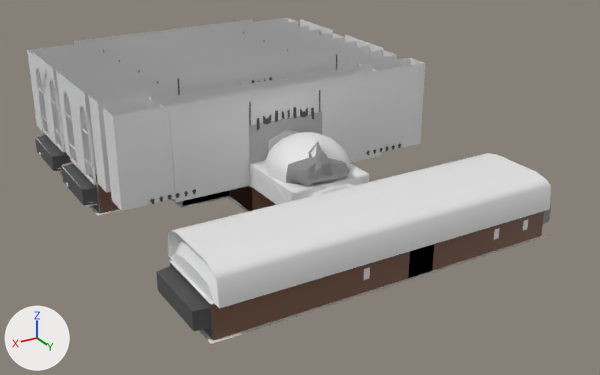
One commit to the FBX model Assets/MyModels/MuseumAssets_01.fbx: the scene before it, then after it.
Before and after are seen from a 50 mm lens placed at (38.1, 98.9, 33.5), pointed at (-1.7, 32.5, 0.3). Arrows for +X, +Y and +Z are at lower left; the lights stay in place. Objects named as collision shapes, trigger or cutter boxes, shadow casters or lower levels of detail are left out. Where no turn or scale is listed for an object, it has been applied to the vertices. Vertices at the same position are counted once.

Script lines for the objects in view, before the commit:
```python
ob_area_sufit_1 = bpy.data.objects.new('Area.Sufit.1', me_area_sufit_002)
ob_area_sufit_1.location = (-9.39, 38.88, 8.68)
ob_area_sufit_2 = bpy.data.objects.new('Area.Sufit.2', me_area_sufit_001)
ob_area_sufit_2.location = (1.28, 38.88, 8.68)
ob_area_sufit_3 = bpy.data.objects.new('Area.Sufit.3', me_area_sufit_004)
ob_area_sufit_3.location = (11.95, 38.88, 8.68)
ob_museum_ceillingbridge_001 = bpy.data.objects.new('Museum.CeillingBridge.001', me_museum_longceillingbridge2_001)
ob_museum_ceillingbridge_001.location = (1.09, 30.0, 11.67)
ob_museum_ceillingbridge_damaged_004 = bpy.data.objects.new('Museum.CeillingBridge.Damaged.004', me_museum_longceillingbridge_002)
ob_museum_ceillingbridge_damaged_004.location = (1.09, 20.0, 11.59)
ob_museuminfopropborder_011 = bpy.data.objects.new('MuseumInfoPropBorder.011', me_museuminfopropborder_001)
ob_museuminfopropborder_011.location = (-13.72, 52.61, -0.2)
ob_museuminfopropborder_035 = bpy.data.objects.new('MuseumInfoPropBorder.035', me_museuminfopropborder_003)
ob_museuminfopropborder_035.location = (3.3, 52.61, -0.2)
ob_museuminfopropborder_035.rotation_euler = (1.571, 0.0, 0.0)  # degrees (90, 0, 0)
ob_museuminfopropborder_035.scale = (0.01, 0.01, 0.01)
ob_wall_017 = bpy.data.objects.new('Wall.017', me_wall_017)
ob_wall_017.location = (7.5, 30.11, 0.0)
ob_wall_017.rotation_euler = (-1.571, 0.0, 0.0)  # degrees (-90, 0, 0)
ob_wall_017.scale = (-0.01, -0.01, -0.01)
ob_wall_extruded2_center_006 = bpy.data.objects.new('Wall_Extruded2.Center.006', me_wall_extruded2_center)
ob_wall_extruded2_center_006.location = (-15.11, 47.5, 0.0)
ob_wall_extruded2_center_006.rotation_euler = (1.571, 0.0, 1.571)  # degrees (90, 0, 90)
ob_wall_extruded2_center_006.scale = (0.01, 0.01, 0.01)
# also in view: 'Area.Fasada' at (1.2, 34.9, 7.0); 'MuseumWindow.006' at (17.6, 13.7, 7.5); 'Museum.CeillingBridge.Damaged.006' at (1.3, 33.7, 7.5); 'Museum.CeillingBridge.Damaged.010' at (1.4, 8.7, 7.2); 'Museum.CeillingBridge.Damaged.005' at (1.3, 32.5, 7.2)
```
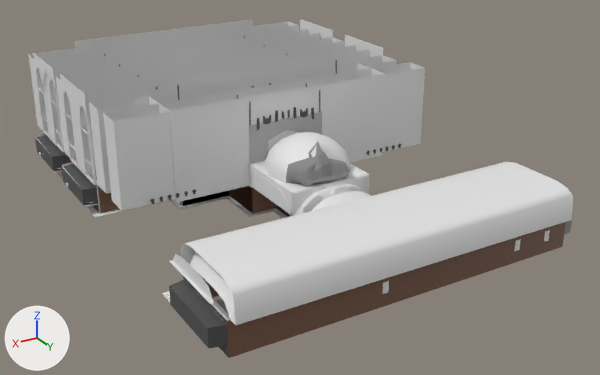
Boxes [x1, y1, x2, y2] around the edits, measured in the pictures (600 x 375 px):
'Wall.017', reshaped (9% taller): before [97, 184, 544, 341]; after [98, 186, 566, 358]
'Area.Sufit.3', moved: before [168, 201, 347, 309]; after [181, 212, 366, 325]
'Area.Sufit.2', moved: before [294, 175, 456, 270]; after [310, 185, 477, 284]
'Area.Sufit.1', moved: before [397, 153, 551, 237]; after [416, 162, 573, 249]
'Museum.CeillingBridge.001', moved: before [89, 50, 397, 193]; after [89, 55, 396, 194]
'Museum.CeillingBridge.Damaged.004', moved: before [56, 33, 345, 159]; after [56, 37, 344, 159]
'Wall_Extruded2.Center.005', moved: before [156, 263, 213, 340]; after [169, 276, 229, 358]
'Wall_Extruded2.Center.006', moved: before [543, 204, 551, 224]; after [564, 215, 573, 235]
'MuseumInfoPropBorder.035', moved: before [363, 267, 370, 280]; after [382, 281, 389, 294]
'Kiosk.004', added: after [46, 130, 289, 321]
'MuseumInfoPropBorder.013', moved: before [494, 228, 500, 239]; after [514, 239, 521, 251]
'MuseumInfoPropBorder.011', moved: before [523, 219, 528, 230]; after [544, 230, 550, 242]
part 1 of me_wall_017, added (brown): after [227, 222, 566, 358]
part 2 of me_wall_017, added: after [199, 274, 219, 297]
part 3 of me_wall_017, deleted (brown): before [211, 251, 410, 341]
part 4 of me_wall_017, deleted (brown): before [408, 211, 544, 278]

The change, as a diff of the scene's bpy script:
```diff
--- a/Assets/MyModels/MuseumAssets_01.fbx.py
+++ b/Assets/MyModels/MuseumAssets_01.fbx.py
@@ me_wall_017 @@
 # used by ob_wall_017; location = (7.5, 30.11, 0.0); rotation_euler = (-1.571, 0.0, 0.0), in degrees (-90, 0, 0); scale = (-0.01, -0.01, -0.01)
-me_wall_017.from_pydata(...)  # 476 vertices, 339 faces; spans x -1000.0..2250.0, y 0.0..300.0, z -2239.0..280.0
+me_wall_017.from_pydata(...)  # 132 vertices, 53 faces; spans x -1000.0..2250.0, y 0.0..300.0, z -2489.0..261.0
+# me_wall_017 part 1: a new loose piece of 28 vertices spanning x -1000.0..2250.0, y 0.0..300.0, z -2489.0, in mat_wall (brown #745341)
+# me_wall_017 part 2: a new loose piece of 15 vertices spanning x -1000.0..500.0, y 0.0..300.0, z -1739.0, in mat_wall (brown #745341)
+# me_wall_017 part 3: the loose piece of 16 vertices spanning x -1000.0..750.0, y 0.0..300.0, z -2239.0 is deleted
+# me_wall_017 part 4: the loose piece of 14 vertices spanning x 750.0..2250.0, y 0.0..300.0, z -2239.0 is deleted
 me_wall_017.materials.append(mat_wall)
-me_wall_017.materials.append(mat_walladding)  # white #f2f2f2
@@ ob_area_sufit_2 @@
 ob_area_sufit_2 = bpy.data.objects.new('Area.Sufit.2', me_area_sufit_001)
-ob_area_sufit_2.location = (1.28, 38.88, 8.68)
+ob_area_sufit_2.location = (1.28, 41.38, 8.68)
@@ ob_wall_extruded2_center_005 @@
 ob_wall_extruded2_center_005 = bpy.data.objects.new('Wall_Extruded2.Center.005', me_wall_extruded2_center)
-ob_wall_extruded2_center_005.location = (17.61, 50.0, 0.0)
+ob_wall_extruded2_center_005.location = (17.61, 52.5, 0.0)
 ob_wall_extruded2_center_005.rotation_euler = (1.571, 0.0, -1.571)  # degrees (90, 0, -90)
@@ ob_museuminfopropborder_011 @@
 ob_museuminfopropborder_011 = bpy.data.objects.new('MuseumInfoPropBorder.011', me_museuminfopropborder_001)
-ob_museuminfopropborder_011.location = (-13.72, 52.61, -0.2)
+ob_museuminfopropborder_011.location = (-13.72, 55.11, -0.2)
@@ ob_museum_ceillingbridge_001 @@
 ob_museum_ceillingbridge_001 = bpy.data.objects.new('Museum.CeillingBridge.001', me_museum_longceillingbridge2_001)
-ob_museum_ceillingbridge_001.location = (1.09, 30.0, 11.67)
+ob_museum_ceillingbridge_001.location = (1.15, 30.0, 11.58)
@@ ob_area_sufit_1 @@
 ob_area_sufit_1 = bpy.data.objects.new('Area.Sufit.1', me_area_sufit_002)
-ob_area_sufit_1.location = (-9.39, 38.88, 8.68)
+ob_area_sufit_1.location = (-9.39, 41.38, 8.68)
@@ ob_museuminfopropborder_013 @@
 ob_museuminfopropborder_013 = bpy.data.objects.new('MuseumInfoPropBorder.013', me_museuminfopropborder_003)
-ob_museuminfopropborder_013.location = (-10.31, 52.61, -0.2)
+ob_museuminfopropborder_013.location = (-10.31, 55.11, -0.2)
 ob_museuminfopropborder_013.rotation_euler = (1.571, 0.0, 0.0)  # degrees (90, 0, 0)
@@ ob_museuminfopropborder_035 @@
 ob_museuminfopropborder_035 = bpy.data.objects.new('MuseumInfoPropBorder.035', me_museuminfopropborder_003)
-ob_museuminfopropborder_035.location = (3.3, 52.61, -0.2)
+ob_museuminfopropborder_035.location = (3.3, 55.11, -0.2)
 ob_museuminfopropborder_035.rotation_euler = (1.571, 0.0, 0.0)  # degrees (90, 0, 0)
@@ ob_wall_extruded2_center_006 @@
 ob_wall_extruded2_center_006 = bpy.data.objects.new('Wall_Extruded2.Center.006', me_wall_extruded2_center)
-ob_wall_extruded2_center_006.location = (-15.11, 47.5, 0.0)
+ob_wall_extruded2_center_006.location = (-15.11, 50.0, 0.0)
 ob_wall_extruded2_center_006.rotation_euler = (1.571, 0.0, 1.571)  # degrees (90, 0, 90)
@@ ob_museum_ceillingbridge_damaged_004 @@
 ob_museum_ceillingbridge_damaged_004 = bpy.data.objects.new('Museum.CeillingBridge.Damaged.004', me_museum_longceillingbridge_002)
-ob_museum_ceillingbridge_damaged_004.location = (1.09, 20.0, 11.59)
+ob_museum_ceillingbridge_damaged_004.location = (1.19, 20.0, 11.59)
@@ ob_area_sufit_3 @@
 ob_area_sufit_3 = bpy.data.objects.new('Area.Sufit.3', me_area_sufit_004)
-ob_area_sufit_3.location = (11.95, 38.88, 8.68)
+ob_area_sufit_3.location = (11.95, 41.38, 8.68)
@@ ob_kiosk_004 @@
+ob_kiosk_004 = bpy.data.objects.new('Kiosk.004', me_kiosk_006)  # 827 vertices, 576 faces; spans x -16.3..16.3, y -54.8..0.2, z -3.1..0.2; in mat_walladding (white #f2f2f2)
+ob_kiosk_004.location = (1.26, 54.81, 3.0)
```
